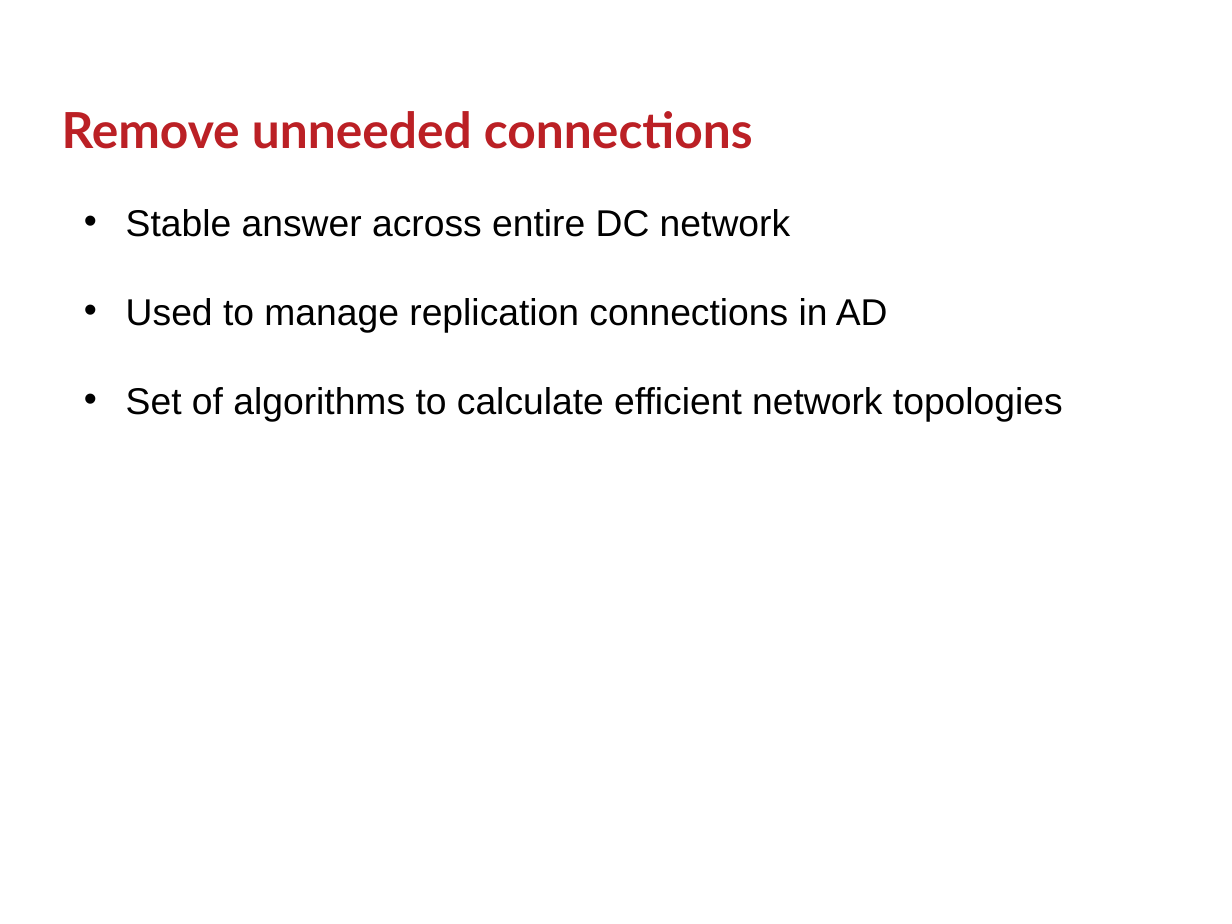
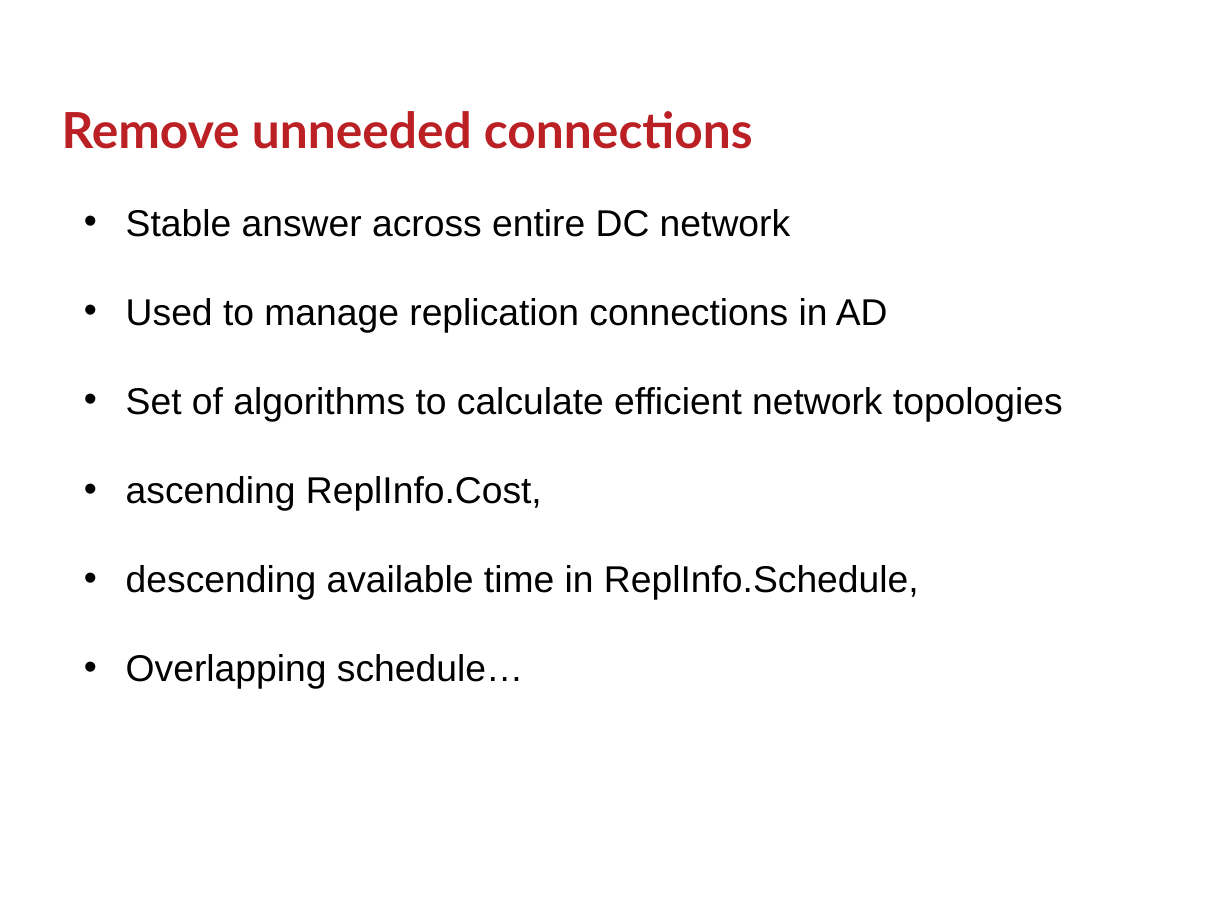
Before and after one commit to GSam/Slides, a slide deck: slide 22 of Samba KCC.pptx (slide 12 before the commit). Drawn at 1232x924 pixels with LibreOffice and Linux fonts; fonts in the diff are those of the drawing; background and template pictures are left out. Boxes give left, top, right and bottom in pixels: in the first picture for what was removed or moved away, otherwise in the second. Text is boxed around its words. In the diff, an @@ line names an element or a change of style, - is before the commit and + after.

```diff
--- a/Samba KCC.pptx
+++ b/Samba KCC.pptx
@@ text at <box>126,476,919,688</box>: paragraphs added @@
+• ascending ReplInfo.Cost,
+• descending available time in ReplInfo.Schedule,
+• Overlapping schedule…
```
Also in this commit, not shown: 1 other slide changed, 12 slides added, 1 slide removed.
